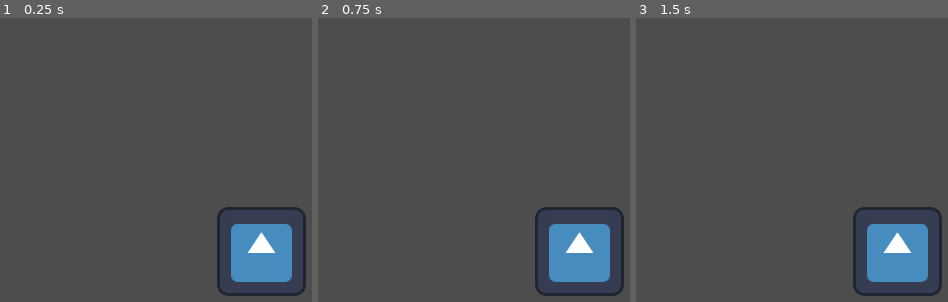
Above: before the commit, frames 1-3 (left to right).
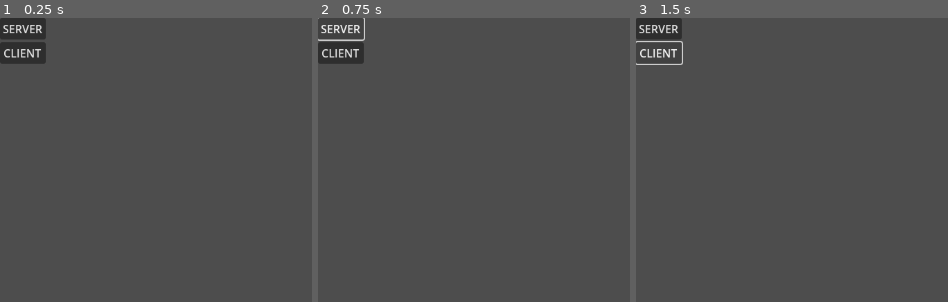
Above: after the commit, the same moments.

Repository: ARITRA69/call-of-responsibility
Game: Godot game, scene res://scenes/game.tscn
Two runs of this game, one before a commit and one after it. Both use one fixed random seed, a clock stepped at 60 frames per second and the inputs below. Before the commit the project has no main scene; this scene is started directly in both runs. The engine's default icon, where the game draws it, is replaced by a stand-in: a white triangle on a blue panel in a dark square.
Inputs (mouse positions are in pixels of both pictures, inside the frame that each line leads up to):
- Up to frame 1 (0.25 s): no input
- Up to frame 2 (0.75 s): click (339, 29) at 0.5 s, where only the run after the commit has a clickable "SERVER"
- Up to frame 3 (1.5 s): click (657, 52) at 1.25 s, where only the run after the commit has a clickable "CLIENT"

The runs differ from the first frame. In frame 1, 7.2% of the frame differs, in the area x 0-99%, y 0-98%; in frame 2, 6.5%; in frame 3, 6.4%.

Commit message:
feat: inital multiplayer setup (working)

Diff:
--- a/project.godot
+++ b/project.godot
@@ -11,12 +11,40 @@
 [application]
 
 config/name="call-of-responsibility"
+run/main_scene="uid://j12y3hqbxqt2"
 config/features=PackedStringArray("4.5", "GL Compatibility")
 config/icon="res://icon.svg"
+
+[autoload]
+
+NetworkHandler="*res://scripts/network_handler.gd"
 
 [dotnet]
 
 project/assembly_name="call-of-responsibility"
+
+[input]
+
+move_left={
+"deadzone": 0.2,
+"events": [Object(InputEventKey,"resource_local_to_scene":false,"resource_name":"","device":-1,"window_id":0,"alt_pressed":false,"shift_pressed":false,"ctrl_pressed":false,"meta_pressed":false,"pressed":false,"keycode":0,"physical_keycode":65,"key_label":0,"unicode":97,"location":0,"echo":false,"script":null)
+]
+}
+move_right={
+"deadzone": 0.2,
+"events": [Object(InputEventKey,"resource_local_to_scene":false,"resource_name":"","device":-1,"window_id":0,"alt_pressed":false,"shift_pressed":false,"ctrl_pressed":false,"meta_pressed":false,"pressed":false,"keycode":0,"physical_keycode":68,"key_label":0,"unicode":100,"location":0,"echo":false,"script":null)
+]
+}
+move_down={
+"deadzone": 0.2,
+"events": [Object(InputEventKey,"resource_local_to_scene":false,"resource_name":"","device":-1,"window_id":0,"alt_pressed":false,"shift_pressed":false,"ctrl_pressed":false,"meta_pressed":false,"pressed":false,"keycode":0,"physical_keycode":83,"key_label":0,"unicode":115,"location":0,"echo":false,"script":null)
+]
+}
+move_up={
+"deadzone": 0.2,
+"events": [Object(InputEventKey,"resource_local_to_scene":false,"resource_name":"","device":-1,"window_id":0,"alt_pressed":false,"shift_pressed":false,"ctrl_pressed":false,"meta_pressed":false,"pressed":false,"keycode":0,"physical_keycode":87,"key_label":0,"unicode":119,"location":0,"echo":false,"script":null)
+]
+}
 
 [rendering]
 
--- a/scenes/game.tscn
+++ b/scenes/game.tscn
@@ -1,9 +1,15 @@
-[gd_scene load_steps=2 format=3 uid="uid://dk6n8hpcq8wfb"]
+[gd_scene load_steps=4 format=3 uid="uid://j12y3hqbxqt2"]
 
-[ext_resource type="Texture2D" uid="uid://cnxljimcdjyhq" path="res://icon.svg" id="1_uwrxv"]
+[ext_resource type="PackedScene" uid="uid://dk6n8hpcq8wfb" path="res://scenes/multiplayer_ui.tscn" id="1_yqjtg"]
+[ext_resource type="Script" uid="uid://cbo1p6rt07pww" path="res://scripts/multiplayer_spawner.gd" id="2_lnu2h"]
+[ext_resource type="PackedScene" uid="uid://deqaycnjepao1" path="res://scenes/player.tscn" id="3_lnu2h"]
 
 [node name="Game" type="Node2D"]
 
-[node name="Sprite2D" type="Sprite2D" parent="."]
-position = Vector2(377, 337)
-texture = ExtResource("1_uwrxv")
+[node name="MultiplayerUI" parent="." instance=ExtResource("1_yqjtg")]
+
+[node name="MultiplayerSpawner" type="MultiplayerSpawner" parent="."]
+_spawnable_scenes = PackedStringArray("uid://deqaycnjepao1")
+spawn_path = NodePath("..")
+script = ExtResource("2_lnu2h")
+network_player = ExtResource("3_lnu2h")
--- /dev/null
+++ b/scenes/multiplayer_ui.tscn
@@ -0,0 +1,29 @@
+[gd_scene load_steps=2 format=3 uid="uid://dk6n8hpcq8wfb"]
+
+[ext_resource type="Script" uid="uid://dedlnmui2wvuq" path="res://scripts/multiplayer_ui.gd" id="1_furdc"]
+
+[node name="MultiplayerUI" type="Control"]
+layout_mode = 3
+anchors_preset = 15
+anchor_right = 1.0
+anchor_bottom = 1.0
+grow_horizontal = 2
+grow_vertical = 2
+script = ExtResource("1_furdc")
+
+[node name="VBoxContainer" type="VBoxContainer" parent="."]
+layout_mode = 0
+offset_right = 40.0
+offset_bottom = 40.0
+
+[node name="Server" type="Button" parent="VBoxContainer"]
+layout_mode = 2
+text = "SERVER
+"
+
+[node name="Client" type="Button" parent="VBoxContainer"]
+layout_mode = 2
+text = "CLIENT"
+
+[connection signal="pressed" from="VBoxContainer/Server" to="." method="_on_server_pressed"]
+[connection signal="pressed" from="VBoxContainer/Client" to="." method="_on_client_pressed"]
--- a/scenes/player.tscn
+++ b/scenes/player.tscn
@@ -1,6 +1,7 @@
-[gd_scene load_steps=7 format=3 uid="uid://deqaycnjepao1"]
+[gd_scene load_steps=9 format=3 uid="uid://deqaycnjepao1"]
 
 [ext_resource type="Texture2D" uid="uid://cdnw74rr75bhn" path="res://assets/Boxing guy/spritesheet.png" id="1_3vyb7"]
+[ext_resource type="Script" uid="uid://d4fl32t141kjd" path="res://scripts/player.gd" id="1_g2els"]
 
 [sub_resource type="RectangleShape2D" id="RectangleShape2D_qhqgy"]
 size = Vector2(100, 326.625)
@@ -69,7 +70,13 @@
 &"RESET": SubResource("Animation_qhqgy")
 }
 
+[sub_resource type="SceneReplicationConfig" id="SceneReplicationConfig_3vyb7"]
+properties/0/path = NodePath(".:position")
+properties/0/spawn = true
+properties/0/replication_mode = 1
+
 [node name="Player" type="CharacterBody2D"]
+script = ExtResource("1_g2els")
 
 [node name="BodyCollision" type="CollisionShape2D" parent="."]
 position = Vector2(-12, 35.6875)
@@ -91,3 +98,6 @@
 libraries = {
 &"": SubResource("AnimationLibrary_dqkch")
 }
+
+[node name="MultiplayerSynchronizer" type="MultiplayerSynchronizer" parent="."]
+replication_config = SubResource("SceneReplicationConfig_3vyb7")
--- /dev/null
+++ b/scripts/multiplayer_spawner.gd
@@ -0,0 +1,14 @@
+extends MultiplayerSpawner
+
+@export var network_player: PackedScene
+
+func _ready() -> void:
+	multiplayer.peer_connected.connect(spawn_player)
+
+func spawn_player(id: int) -> void:
+	if !multiplayer.is_server(): return
+
+	var player: Node = network_player.instantiate()
+	player.name = str(id)
+
+	get_node(spawn_path).call_deferred("add_child", player)
--- /dev/null
+++ b/scripts/multiplayer_ui.gd
@@ -0,0 +1,12 @@
+extends Control
+
+
+
+
+func _on_server_pressed() -> void:
+	NetworkHandler.start_server()
+
+
+
+func _on_client_pressed() -> void:
+	NetworkHandler.start_client()
--- /dev/null
+++ b/scripts/network_handler.gd
@@ -0,0 +1,16 @@
+extends Node
+
+const IP_ADDREESS: String = "localhost"
+const PORT: int = 42069
+
+var peer: ENetMultiplayerPeer
+
+func start_server() -> void:
+	peer = ENetMultiplayerPeer.new()
+	peer.create_server(PORT)
+	multiplayer.multiplayer_peer = peer
+
+func start_client() -> void:
+	peer = ENetMultiplayerPeer.new()
+	peer.create_client(IP_ADDREESS, PORT)
+	multiplayer.multiplayer_peer = peer
--- /dev/null
+++ b/scripts/player.gd
@@ -0,0 +1,15 @@
+extends CharacterBody2D
+
+
+const SPEED = 500.0
+
+func _enter_tree() -> void:
+	set_multiplayer_authority(name.to_int())
+
+func _physics_process(delta: float) -> void:
+
+	if !is_multiplayer_authority(): return
+
+	velocity = Input.get_vector("move_left", "move_right", "move_up", "move_down") * SPEED
+
+	move_and_slide()
Not shown, added: scripts/multiplayer_spawner.gd.uid
Not shown, added: scripts/multiplayer_ui.gd.uid
Not shown, added: scripts/network_handler.gd.uid
Not shown, added: scripts/player.gd.uid
